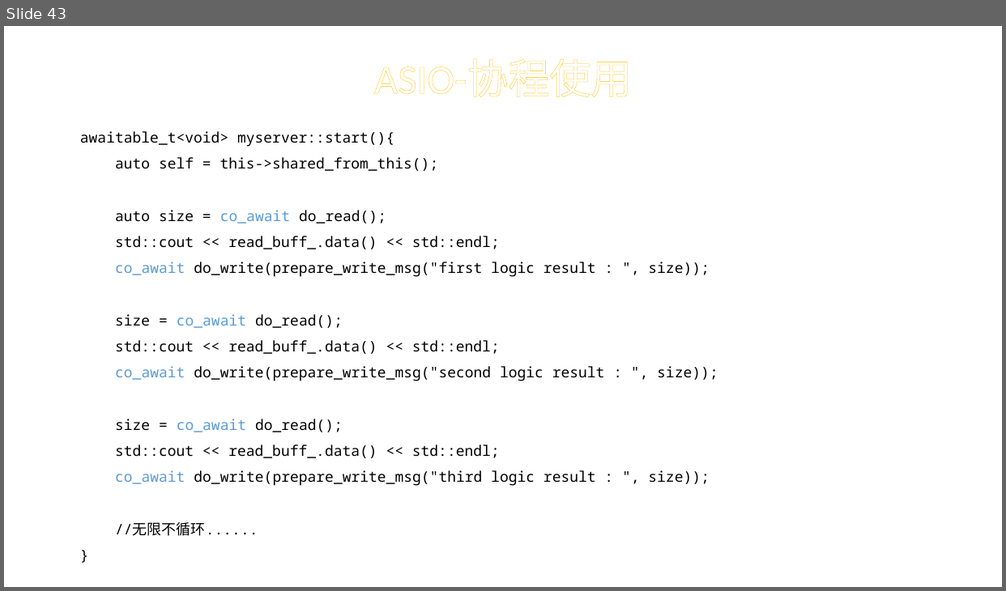
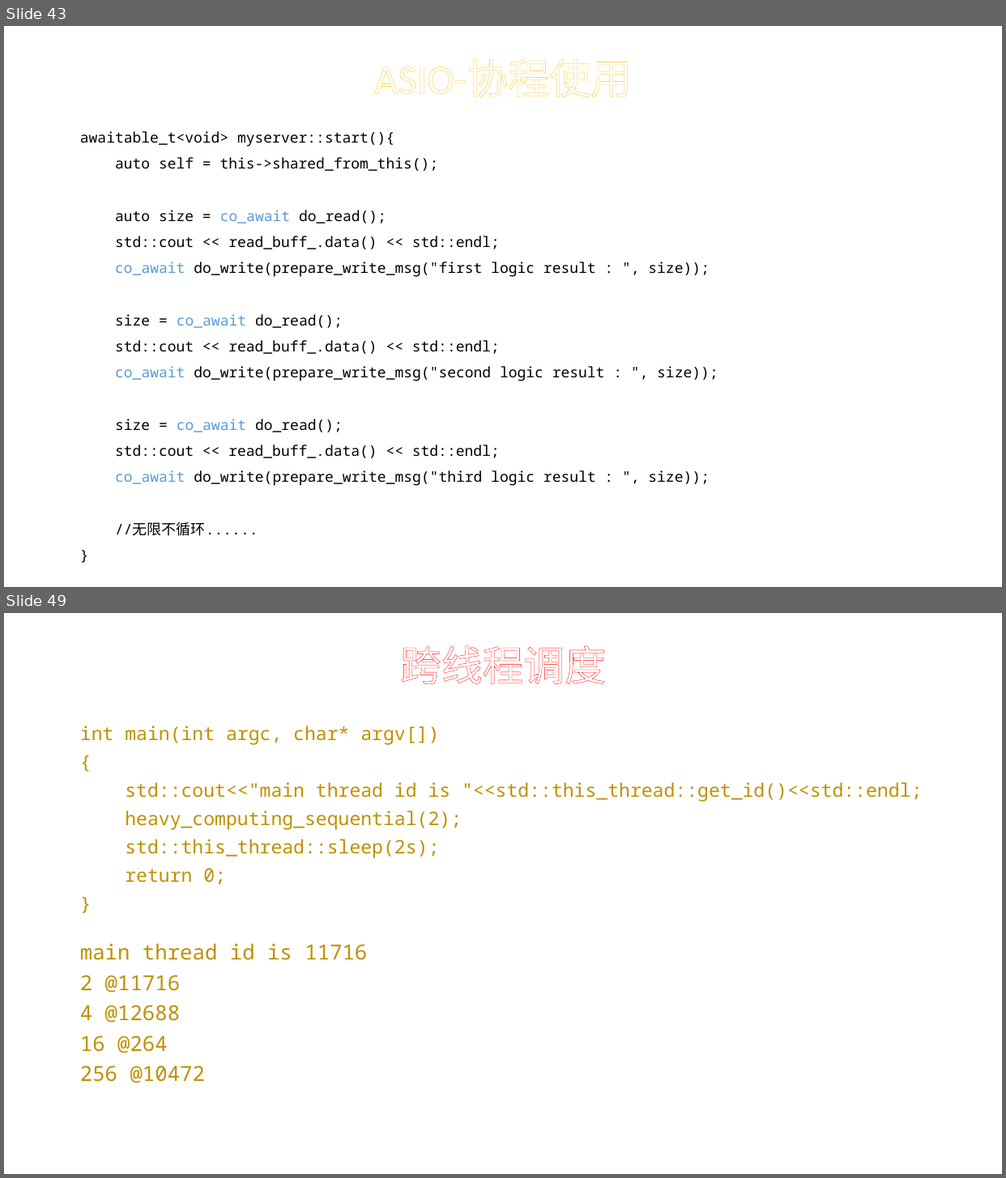
Before and after one commit to tearshark/resumef, a slide deck: Resumef实践.pptx. Shown one above the other, each under a label of ours: slide 43 before the commit, slides 43 and 49 after it; the slides between them are not shown. The pictures are 1006x591 and 1006x1178 pixels, drawn with LibreOffice and Linux fonts; fonts in the diff are those of the drawing. Boxes give left, top, right and bottom in pixels: in the first picture for what was removed or moved away, otherwise in the second. Text is boxed around its words. In the diff, an @@ line names an element or a change of style, - is before the commit and + after.

```diff
--- a/Resumef实践.pptx
+++ b/Resumef实践.pptx
@@ slide 49 added at (x1=4, y1=613, x2=1002, y2=1174), background #FFFFFF @@
@@ title added at (x1=400, y1=645, x2=606, y2=684), 39.6 pt, text #FFFFFF @@
+跨线程调度
@@ text added at (x1=80, y1=726, x2=922, y2=885), 18 pt, text #BF9000 @@
+int main(int argc, char* argv[])
+{
+std::cout<<"main thread id is "<<std::this_thread::get_id()<<std::endl;
+heavy_computing_sequential(2);
+std::this_thread::sleep(2s);
+return 0;
+}
@@ text added at (x1=80, y1=943, x2=367, y2=1084), 20 pt, text #BF9000 @@
+main thread id is 11716
+2 @11716
+4 @12688
+16 @264
+256 @10472
```
Also in this commit, not shown: 10 other slides added, 1 other file.
